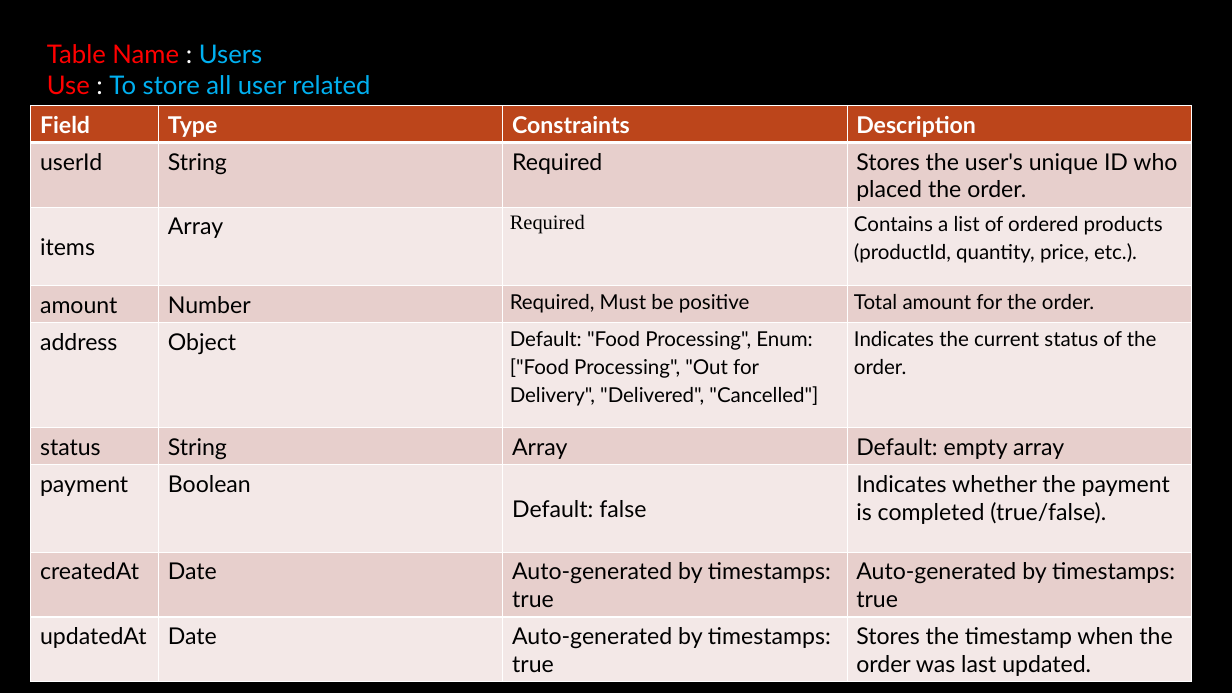
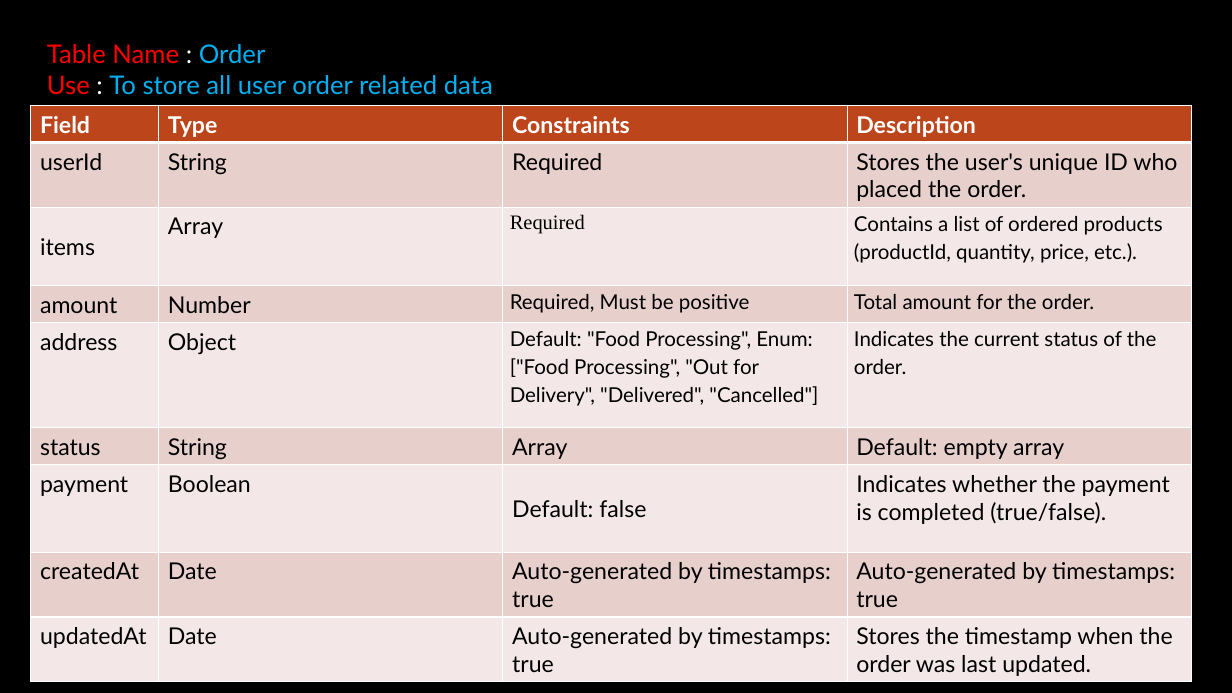
Before and after one commit to Abhishek200-1/Food-Delivery-Website, a slide deck: slide 19 of Documptation & PPT/NomNomGo..pptx. Drawn at 1232x693 pixels with LibreOffice and Linux fonts; fonts in the diff are those of the drawing; background and template pictures are left out. Boxes give left, top, right and bottom in pixels: in the first picture for what was removed or moved away, otherwise in the second. Text is boxed around its words. In the diff, an @@ line names an element or a change of style, - is before the commit and + after.

```diff
--- a/Documptation & PPT/NomNomGo..pptx
+++ b/Documptation & PPT/NomNomGo..pptx
@@ text at (x1=47, y1=44, x2=493, y2=95): text changed @@
-Table Name : Users
-Use : To store all user related data
+Table Name : Order
+Use : To store all user order related data
```
Also in this commit, not shown: 6 other slides changed, 3 slides added, 1 slide removed.
